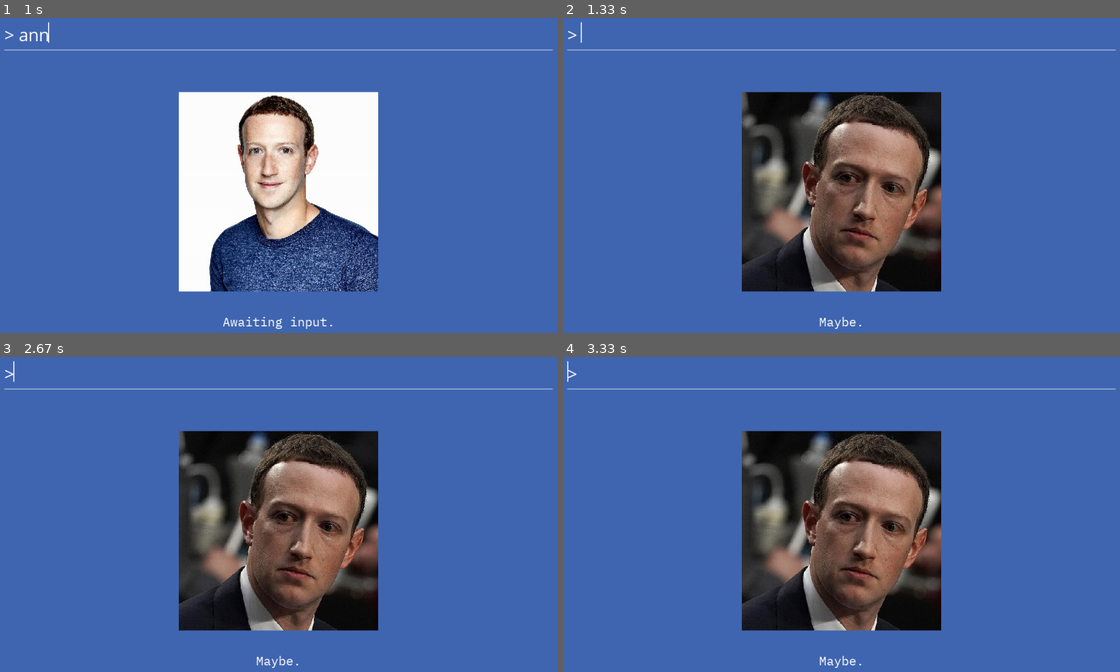
Above: before the commit, frames 1-4 (two rows, left to right).
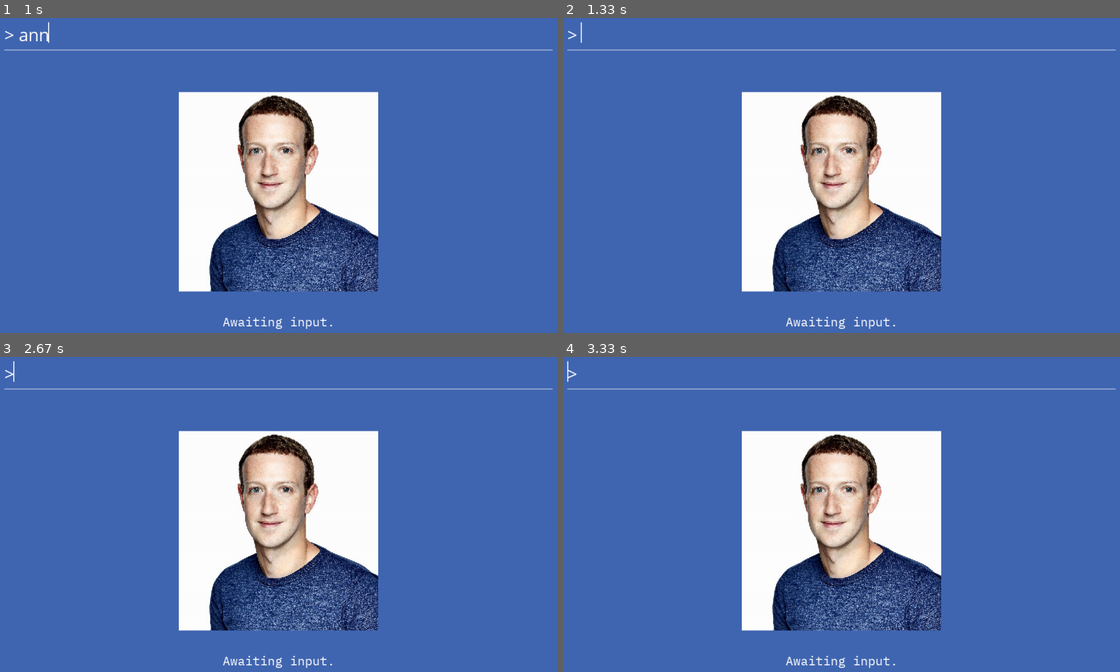
Above: after the commit, the same moments.

Repository: FrancisLangit/zuckbot
Game: pygame game, started from zuckbot/main.py
Same seed, same stepped clock (60 frames per second), same inputs: the game is played once before the commit and once after it.
Inputs:
- Up to frame 1 (1 s): tap Enter at 0.33 s; type "ann" at 0.67 s
- Up to frame 2 (1.33 s): tap Enter at 1, 1.22 s
- Up to frame 3 (2.67 s): hold Right 1.55-2.02 s; hold Right 2.1-2.57 s; hold Left from 2.6 s (still down)
- Up to frame 4 (3.33 s): release Left at 3.13 s; hold Left from 3.17 s (still down)

Frame 1 is identical in both runs. In frame 2, 22% of the frame differs, in the area x 32-68%, y 23-99%; in frame 3, 22%; in frame 4, 22%.

Commit message:
Have Zuckbot return to default when answer done

Diff:
--- a/zuckbot/gamestates/game_screen.py
+++ b/zuckbot/gamestates/game_screen.py
@@ -61,7 +61,9 @@
 
             events = pygame.event.get()
             self._check_events(events)
+
             self.question_input.update(events)
+            self.zuckbot.update()
 
             self.question_input.blitme()
             self.zuckbot.blitme()
--- a/zuckbot/gamestates/objects/zuckbot.py
+++ b/zuckbot/gamestates/objects/zuckbot.py
@@ -63,6 +63,12 @@
             self.settings.zuckbot_neutral_filename)
 
 
+    def update(self):
+        """Checks if Zuckbot is already answering. If not, calls reser()."""
+        if not pygame.mixer.get_busy():
+            self.reset()
+
+
     def blitme(self):
         """Blits the object onto the screen."""
         self.screen.blit(self.answer_image, self.answer_image_rect)
